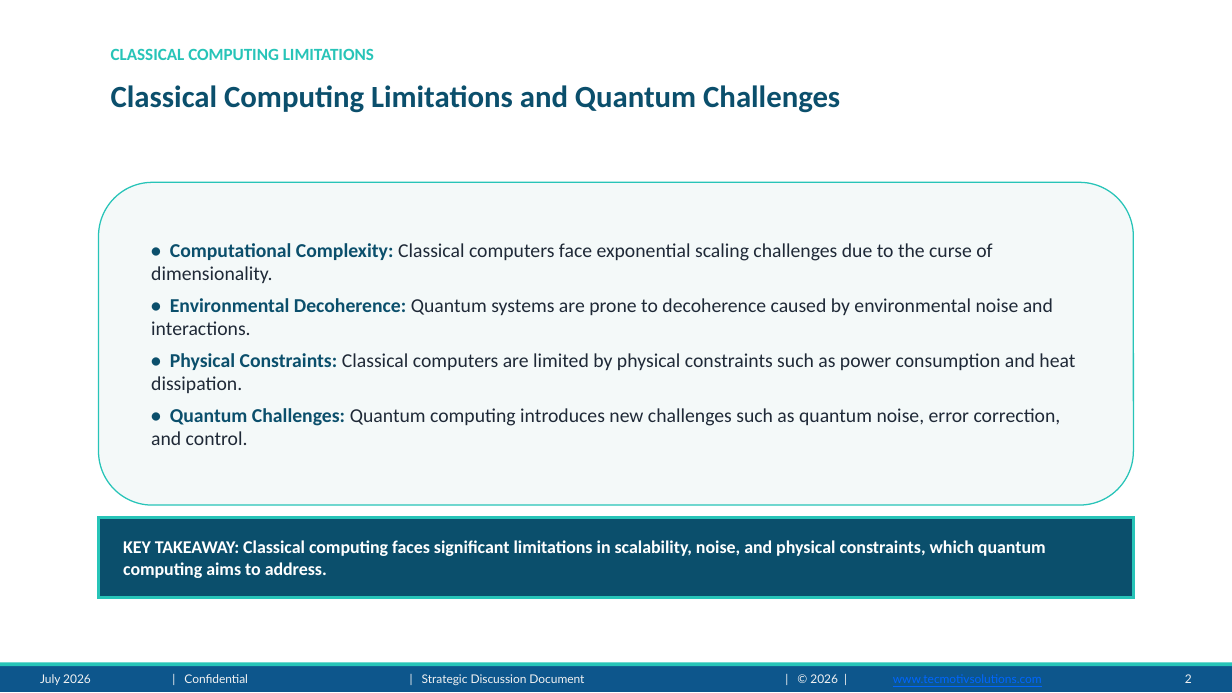
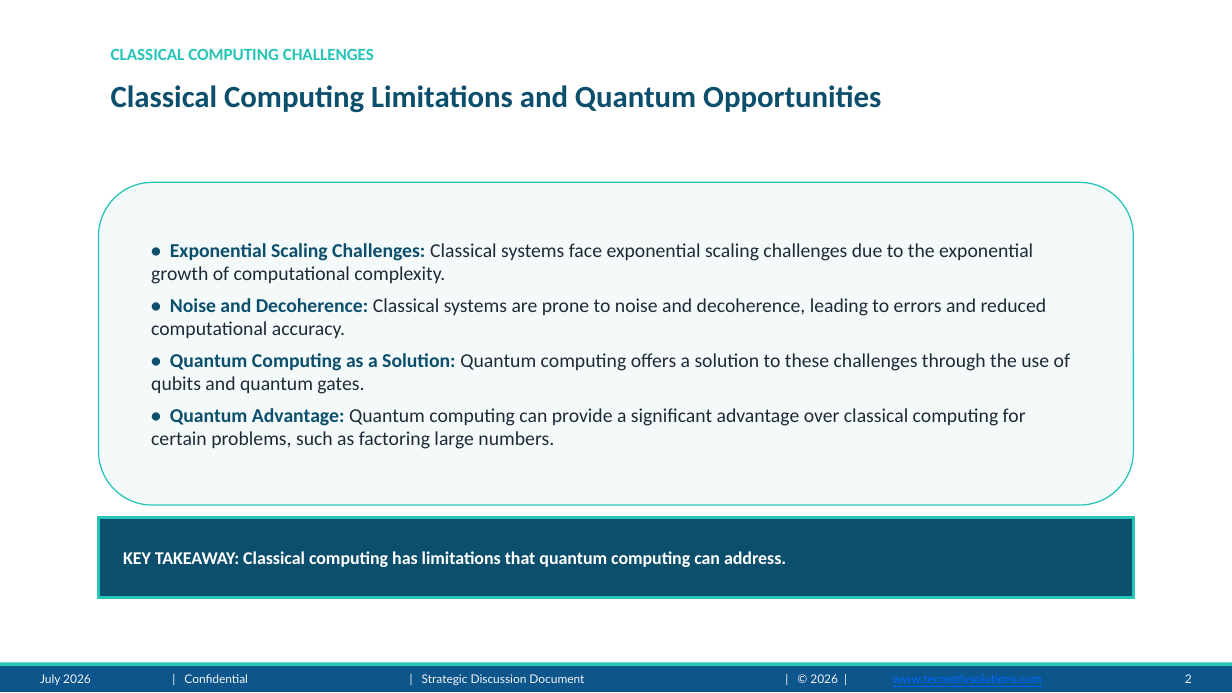
Before and after one commit to adityarana121/Presentation-Maker-agent, a slide deck: slide 2 of output/Quantum_Computing_presentation.pptx. Drawn at 1232x693 pixels with LibreOffice and Linux fonts; fonts in the diff are those of the drawing; background and template pictures are left out. Boxes give left, top, right and bottom in pixels: in the first picture for what was removed or moved away, otherwise in the second. Text is boxed around its words. In the diff, an @@ line names an element or a change of style, - is before the commit and + after.

```diff
--- a/output/Quantum_Computing_presentation.pptx
+++ b/output/Quantum_Computing_presentation.pptx
@@ text at box(111, 48, 374, 60): text changed @@
-CLASSICAL COMPUTING LIMITATIONS
+CLASSICAL COMPUTING CHALLENGES
@@ text at box(111, 85, 881, 113): text changed @@
-Classical Computing Limitations and Quantum Challenges
+Classical Computing Limitations and Quantum Opportunities
@@ text in rounded rectangle at box(151, 243, 1070, 449): text changed @@
-• Computational Complexity: Classical computers face exponential scaling challenges due to the curse of dimensionality.
-• Environmental Decoherence: Quantum systems are prone to decoherence caused by environmental noise and interactions.
-• Physical Constraints: Classical computers are limited by physical constraints such as power consumption and heat dissipation.
-• Quantum Challenges: Quantum computing introduces new challenges such as quantum noise, error correction, and control.
+• Exponential Scaling Challenges: Classical systems face exponential scaling challenges due to the exponential growth of computational complexity.
+• Noise and Decoherence: Classical systems are prone to noise and decoherence, leading to errors and reduced computational accuracy.
+• Quantum Computing as a Solution: Quantum computing offers a solution to these challenges through the use of qubits and quantum gates.
+• Quantum Advantage: Quantum computing can provide a significant advantage over classical computing for certain problems, such as factoring large numbers.
@@ text in rectangle at box(123, 551, 786, 567): text changed @@
-KEY TAKEAWAY: Classical computing faces significant limitations in scalability, noise, and physical constraints, which quantum computing aims to address.
+KEY TAKEAWAY: Classical computing has limitations that quantum computing can address.
```
Also in this commit, not shown: 7 other slides changed, 2 other files.
